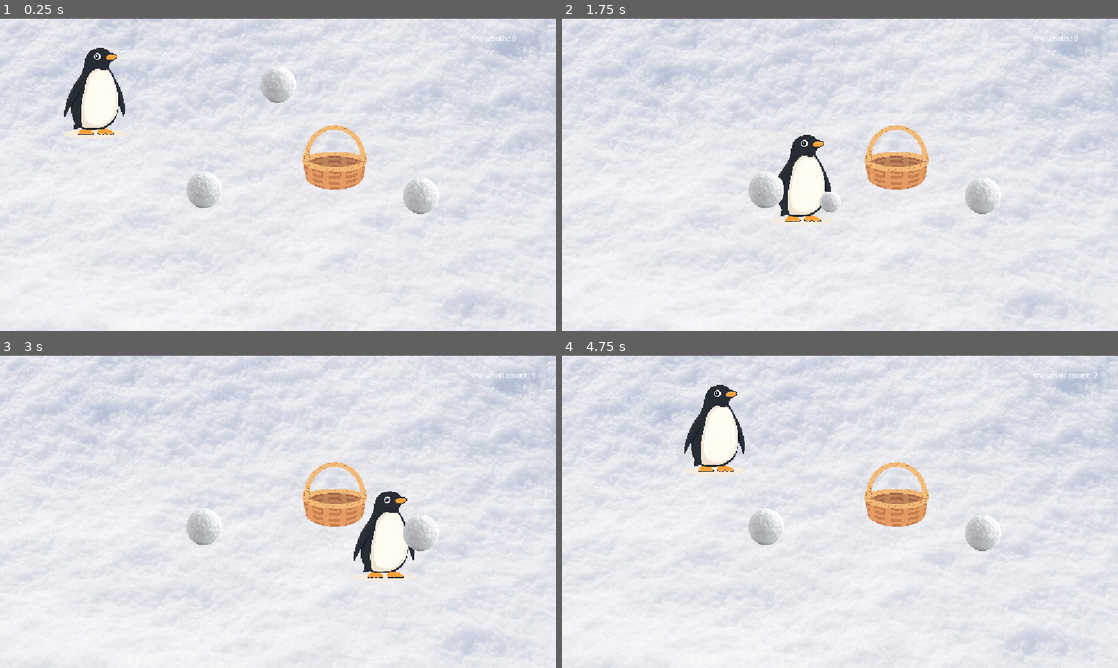
Above: before the commit, frames 1-4 (two rows, left to right).
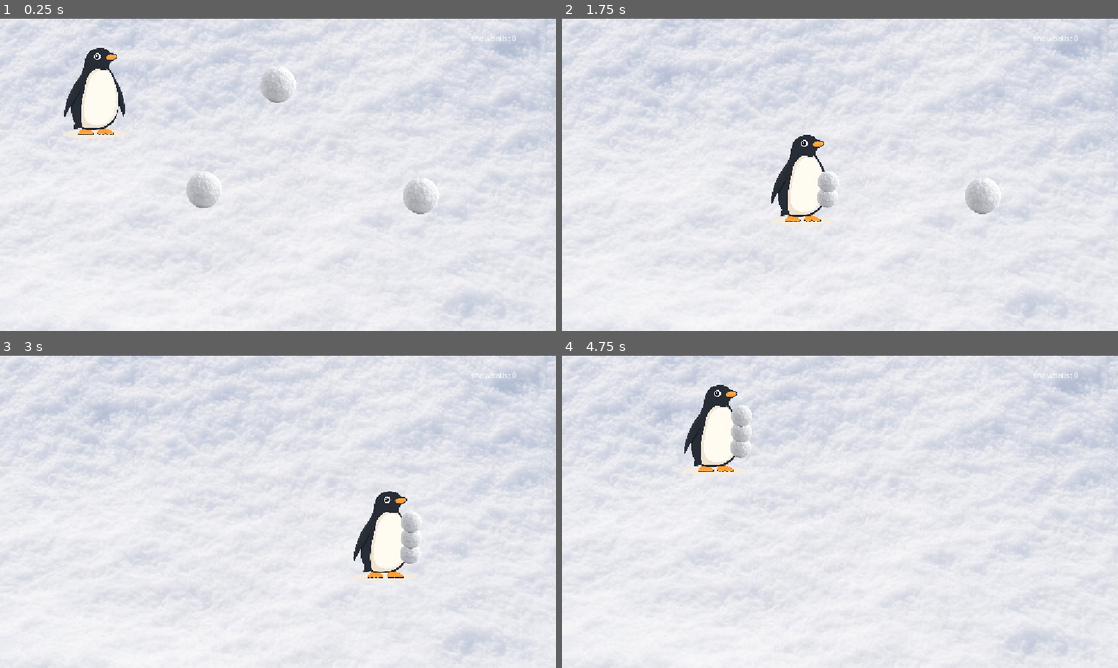
Above: after the commit, the same moments.

Repository: spaniker/snowglobe
Game: Godot game, scene res://main.tscn
The game is run twice, just before and just after one commit, with the same random seed, the same clock (stepped at 60 frames per second) and the same inputs.
Inputs:
- Up to frame 1 (0.25 s): no input
- Up to frame 2 (1.75 s): tap Enter at 0.5 s; hold Right (ui_right) 0.53-1.28 s; hold Down (ui_down) from 1.28 s (still down)
- Up to frame 3 (3 s): release Down (ui_down) at 2.03 s; hold Right (ui_right) 2.03-2.78 s; hold Up (ui_up) from 2.78 s (still down)
- Up to frame 4 (4.75 s): release Up (ui_up) at 3.53 s; hold Left (ui_left) from 3.53 s (still down)

The runs differ from the first frame. In frame 1, 1.4% of the frame differs, in the area x 54-66%, y 34-55%; in frame 2, 2.1%; in frame 3, 2.3%; in frame 4, 2.7%, in the area x 30-97%, y 5-63%.

Commit message:
stacking snowballs

Diff:
--- a/main.tscn
+++ b/main.tscn
@@ -3,12 +3,8 @@
 [ext_resource type="Script" uid="uid://c08f0w5fg563f" path="res://player.gd" id="1_0xm2m"]
 [ext_resource type="Texture2D" uid="uid://p33ytvr6m1ke" path="res://snowBackground.jpg" id="1_7mycd"]
 [ext_resource type="Texture2D" uid="uid://dc6nj7wk1br1i" path="res://penguin.webp" id="1_ig7tw"]
-[ext_resource type="Texture2D" uid="uid://coufn4uuadqsq" path="res://basket.png" id="1_lquwl"]
 [ext_resource type="Texture2D" uid="uid://b87qfuwe6ykr2" path="res://snowball.png" id="3_h2yge"]
 [ext_resource type="PackedScene" uid="uid://ckihe2dax3rjm" path="res://snowball.tscn" id="4_1bvp3"]
-
-[sub_resource type="CircleShape2D" id="CircleShape2D_b1g8g"]
-radius = 206.80084
 
 [sub_resource type="CapsuleShape2D" id="CapsuleShape2D_1bvp3"]
 radius = 73.0
@@ -20,19 +16,6 @@
 position = Vector2(578.5, 343.5)
 scale = Vector2(2.15, 1.8972223)
 texture = ExtResource("1_7mycd")
-
-[node name="Basket" type="Area2D" parent="." unique_id=402363079 groups=["basket"]]
-position = Vector2(-230, -82)
-
-[node name="CollisionShape2D" type="CollisionShape2D" parent="Basket" unique_id=1276431112]
-position = Vector2(924, 371.2)
-scale = Vector2(0.3, 0.24172662)
-shape = SubResource("CircleShape2D_b1g8g")
-
-[node name="Sprite2D" type="Sprite2D" parent="Basket" unique_id=142985365]
-position = Vector2(923, 371.2)
-scale = Vector2(0.3, 0.24172662)
-texture = ExtResource("1_lquwl")
 
 [node name="Player" type="CharacterBody2D" parent="." unique_id=959422412]
 position = Vector2(-230, -82)
@@ -51,10 +34,37 @@
 scale = Vector2(1, -0.47999883)
 shape = SubResource("CapsuleShape2D_1bvp3")
 
-[node name="HeldSnowball" type="Sprite2D" parent="Player" unique_id=1320167316]
+[node name="SnowballOne" type="Sprite2D" parent="Player" unique_id=1320167316]
 visible = false
 position = Vector2(486, 283)
 scale = Vector2(0.1, 0.1)
+texture = ExtResource("3_h2yge")
+
+[node name="SnowballTwo" type="Sprite2D" parent="Player" unique_id=1507512641]
+visible = false
+position = Vector2(479.99997, 272.99997)
+scale = Vector2(0.1, 0.1)
+texture = ExtResource("3_h2yge")
+
+[node name="SnowballTwo" type="Sprite2D" parent="Player/SnowballTwo" unique_id=1844535936]
+position = Vector2(20.000336, -319.9997)
+scale = Vector2(1, 1.02)
+texture = ExtResource("3_h2yge")
+
+[node name="SnowballThree" type="Sprite2D" parent="Player" unique_id=290720126]
+visible = false
+position = Vector2(479.99997, 272.99997)
+scale = Vector2(0.1, 0.1)
+texture = ExtResource("3_h2yge")
+
+[node name="SnowballTwo" type="Sprite2D" parent="Player/SnowballThree" unique_id=959197155]
+position = Vector2(20.000336, -319.9997)
+scale = Vector2(1, 1.02)
+texture = ExtResource("3_h2yge")
+
+[node name="SnowballTwo" type="Sprite2D" parent="Player/SnowballThree/SnowballTwo" unique_id=1252766547]
+position = Vector2(3.2424927e-05, -323.52942)
+scale = Vector2(1, 1.02)
 texture = ExtResource("3_h2yge")
 
 [node name="CanvasLayer" type="CanvasLayer" parent="Player" unique_id=1669607031]
--- a/player.gd
+++ b/player.gd
@@ -9,11 +9,18 @@
 
 
 func _on_pickup_area_area_entered(area: Area2D) -> void:
-	if area.is_in_group("snowball") and not $HeldSnowball.visible:
+	if area.is_in_group("snowball") and snowball_count == 0:
 		area.queue_free()
-		$HeldSnowball.visible = true
-
-	if area.is_in_group("basket"):
-		$HeldSnowball.visible = false
-		snowball_count += 1
-		$CanvasLayer/SnowballCountDisplay.text= "snowball count: " + str(snowball_count)
+		snowball_count +=1
+		$SnowballOne.visible = true
+	elif area.is_in_group("snowball") and snowball_count == 1:
+		area.queue_free()
+		$SnowballOne.visible = false
+		$SnowballTwo.visible = true
+		snowball_count +=1
+	elif area.is_in_group("snowball") and snowball_count == 2:
+		area.queue_free()
+		$SnowballOne.visible = false
+		$SnowballTwo.visible = false
+		$SnowballThree.visible = true
+		snowball_count +=1
